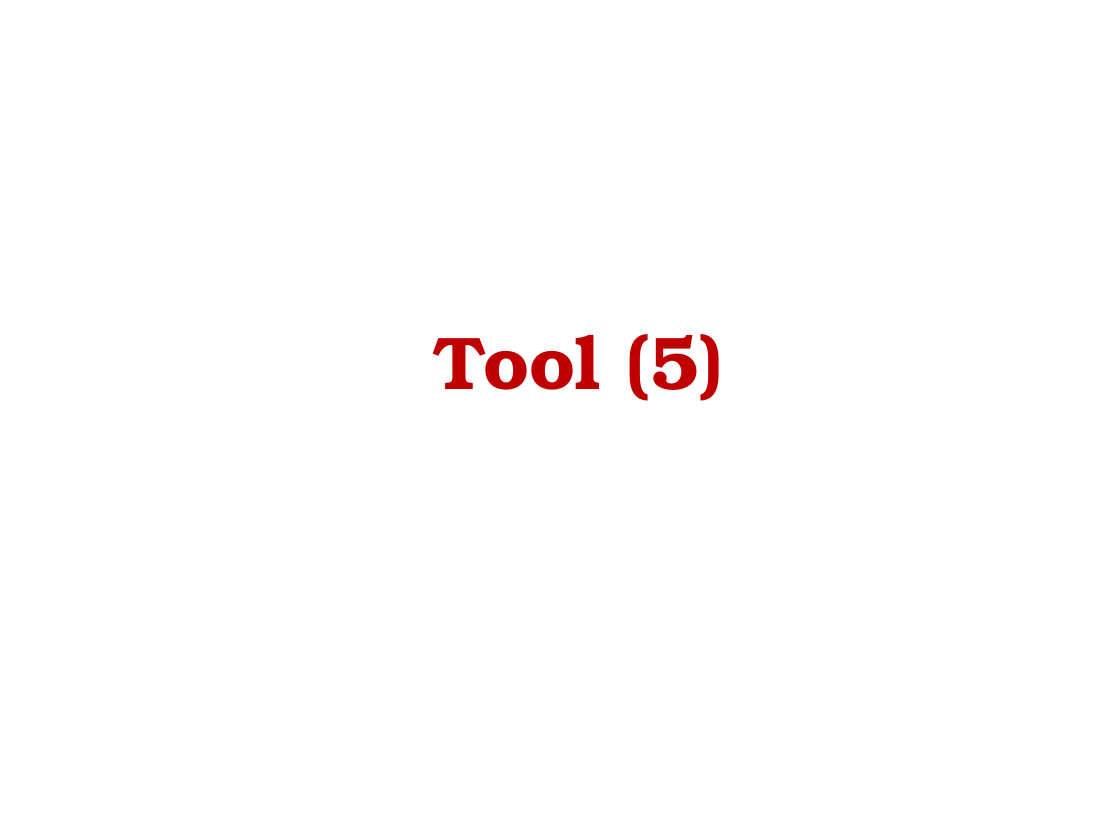
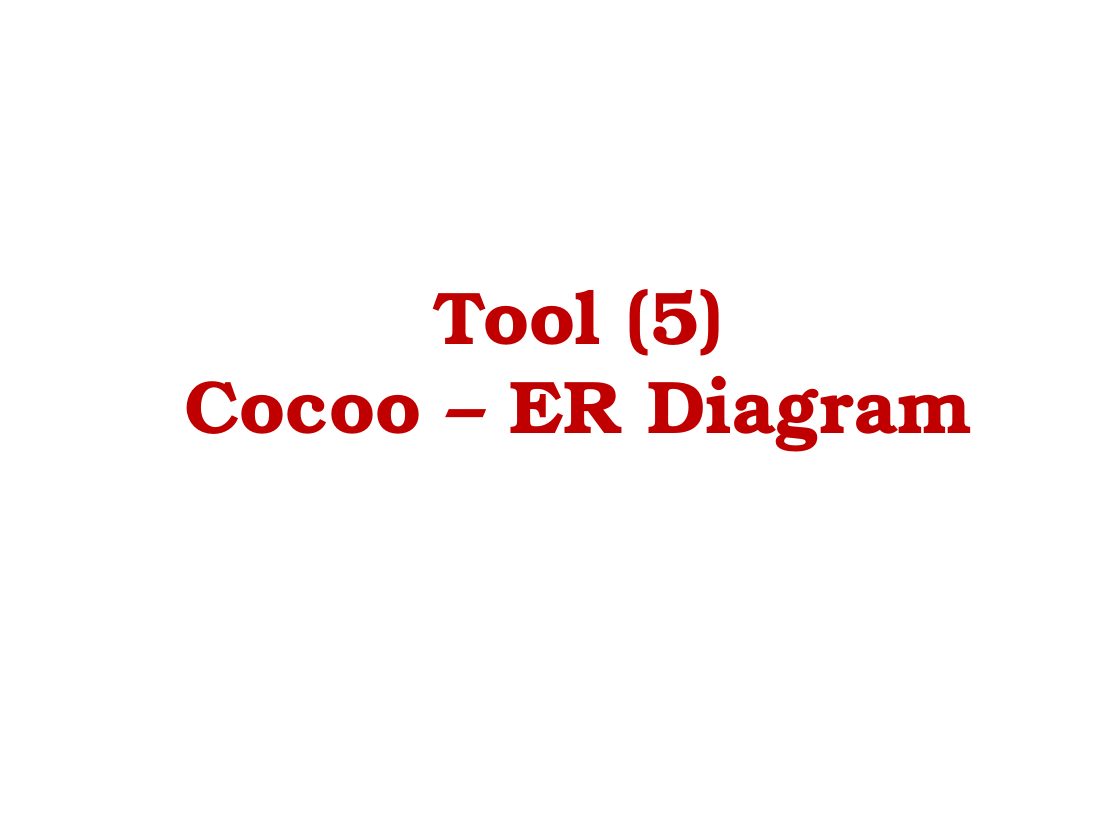
Before and after one commit to it4ever2008/TeamDiscovery, a slide deck: slide 11 of Presentation/Advance Project Guid.pptx. Drawn at 1120x840 pixels with LibreOffice and Linux fonts; fonts in the diff are those of the drawing. Boxes give left, top, right and bottom in pixels: in the first picture for what was removed or moved away, otherwise in the second. Text is boxed around its words. In the diff, an @@ line names an element or a change of style, - is before the commit and + after.

```diff
--- a/Presentation/Advance Project Guid.pptx
+++ b/Presentation/Advance Project Guid.pptx
@@ title at [184, 289, 972, 452]: text changed @@
-Tool (5)
+Tool (5)
+Cocoo – ER Diagram
```
Also in this commit, not shown: 4 other slides changed, 2 slides added, 2 slides removed, 2 other files.
